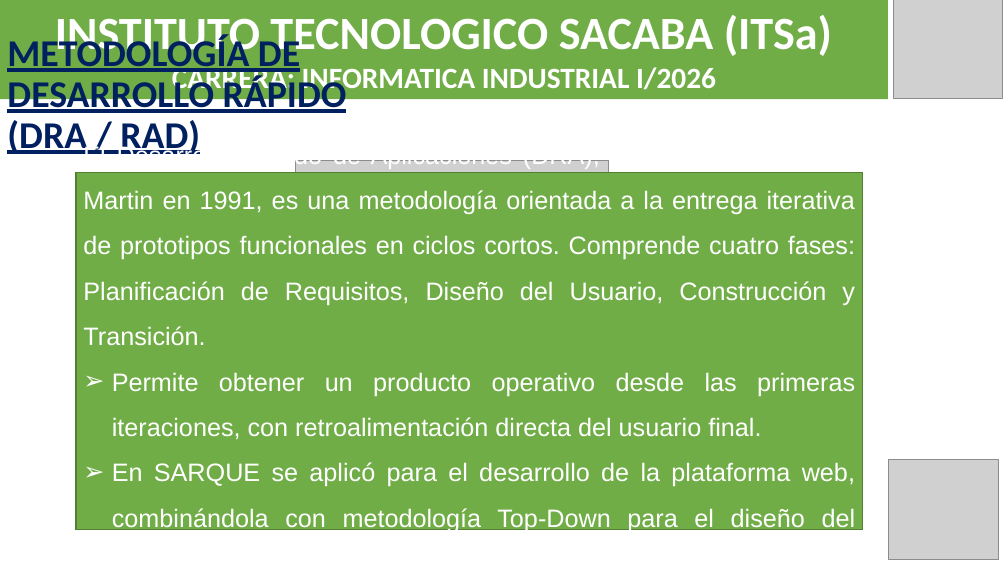
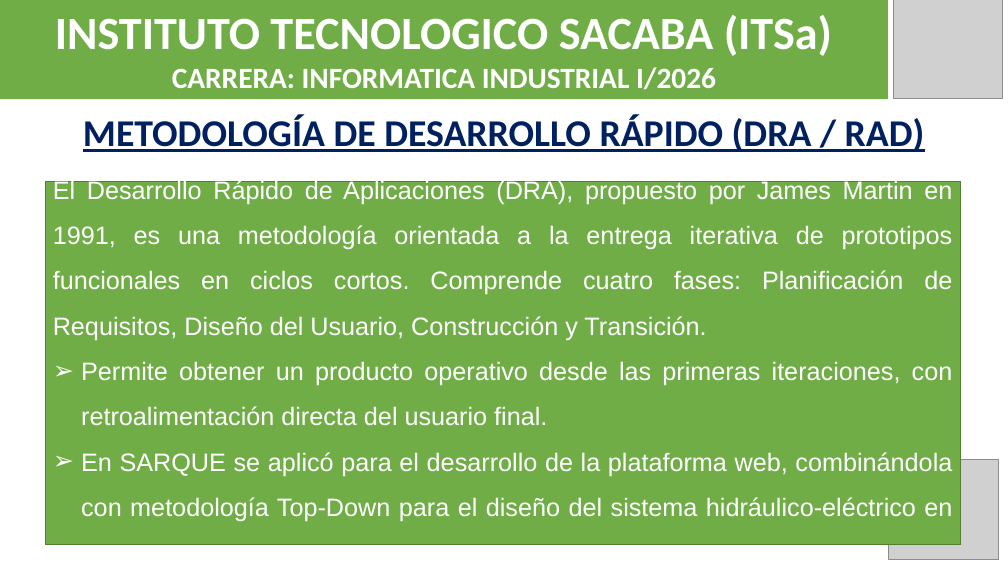
Before and after one commit to Jose12300552/quinta-verde-flow, a slide deck: slide 6 of PRESENTACION_SARQUE.pptx. Drawn at 1008x567 pixels with LibreOffice and Linux fonts; fonts in the diff are those of the drawing; grey boxes stand for pictures. Boxes give left, top, right and bottom in pixels: in the first picture for what was removed or moved away, otherwise in the second. Text is boxed around its words. In the diff, an @@ line names an element or a change of style, - is before the commit and + after.

```diff
--- a/PRESENTACION_SARQUE.pptx
+++ b/PRESENTACION_SARQUE.pptx
@@ text "METODOLOGÍA DE DESARROLLO RÁPIDO (DRA ...": place and size @@
-text "METODOLOGÍA DE DESARROLLO RÁPIDO (DRA ..." at box(7, 34, 347, 154)
+text "METODOLOGÍA DE DESARROLLO RÁPIDO (DRA ..." at box(83, 115, 925, 152)
@@ text "METODOLOGÍA DE DESARROLLO RÁPIDO (DRA ..." at box(83, 115, 925, 152): alignment left to centre @@
@@ rectangle "El Desarrollo Rápido de Aplicaciones ...": place and size @@
-rectangle "El Desarrollo Rápido de Aplicaciones ..." at box(76, 172, 864, 529)
+rectangle "El Desarrollo Rápido de Aplicaciones ..." at box(45, 181, 960, 544)
@@ picture removed at box(296, 160, 609, 492) @@
```
Also in this commit, not shown: 21 other slides changed, 2 other files.
